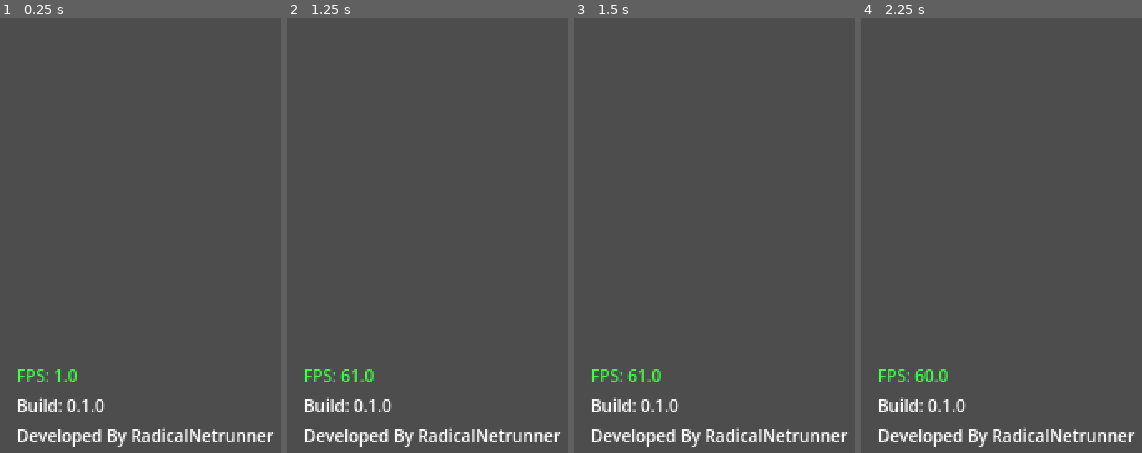
Above: before the commit, frames 1-4 (left to right).
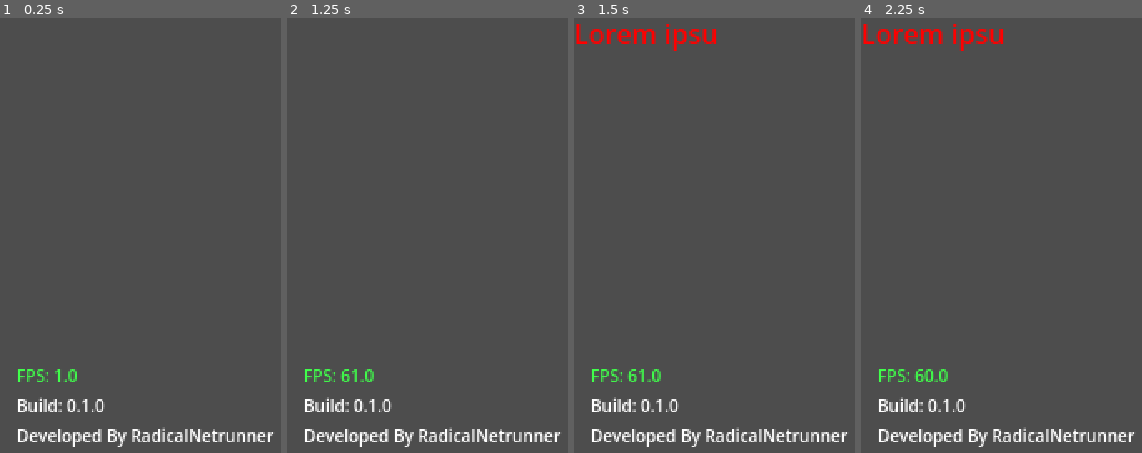
Above: after the commit, the same moments.

Repository: mcneiljv/game-off-2026
Game: Godot game, scene res://src/core/main_game/main.tscn
Same seed, same stepped clock (60 frames per second), same inputs: the game is played once before the commit and once after it.
Inputs:
- Up to frame 1 (0.25 s): no input
- Up to frame 2 (1.25 s): tap Enter at 0.5 s
- Up to frame 3 (1.5 s): tap Space at 1.25 s; hold Shift (left_shift) from 1.28 s (still down)
- Up to frame 4 (2.25 s): tap Enter at 2 s; release Shift (left_shift) at 2.03 s

Frames 1-2 are identical in both runs. In frame 3, 1.1% of the frame differs, in the area x 0-51%, y 1-8%; in frame 4, 1.1%.
Error before the commit: Invalid access to property or key '0' on a base object of type 'Array'. (res://src/core/main_game/monitor.gd:14)

Commit message:
Add new reusable vars for parsed dialog and dialog block count; Fix shifting block count bug.

Diff:
--- a/src/core/main_game/monitor.gd
+++ b/src/core/main_game/monitor.gd
@@ -6,12 +6,14 @@
 @export var char_increment_factor: int = 10
 
 var dialog = FileAccess.get_file_as_string("res://assets/data/dialog.json")
+var parsed_dialog = JSON.parse_string(dialog)
+var dialog_block_count: int = parsed_dialog.size() - 1
 var is_text_populated: bool = false
 var selected_dialog_block: int = 0
 
 
 func _ready() -> void:
-	text = JSON.parse_string(dialog)[str(selected_dialog_block)]
+	text = parsed_dialog[selected_dialog_block]
 
 
 func _increment_character_count() -> void:
@@ -21,6 +23,8 @@
 
 func advance_reveal(_key) -> void:
 	if is_text_populated:
+		if selected_dialog_block == dialog_block_count:
+			return
 		_update_text_block()
 
 	_increment_character_count()
@@ -31,11 +35,11 @@
 
 
 func _update_text_block() -> void:
-	if selected_dialog_block < 2:
+	if selected_dialog_block <= dialog_block_count:
 		selected_dialog_block += 1
 		visible_characters = 0
 		is_text_populated = false
-		text = JSON.parse_string(dialog)[str(selected_dialog_block)]
+		text = parsed_dialog[selected_dialog_block]
 
 
 func show_invalid_key_press() -> void:
